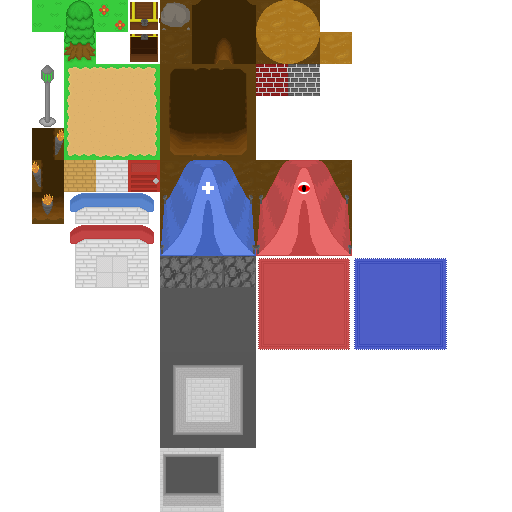
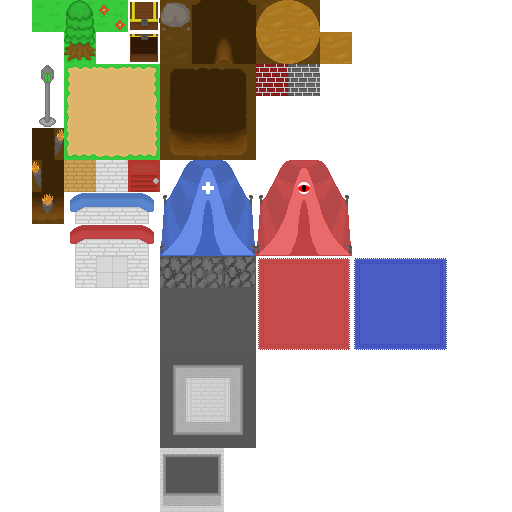
Revision of a layered 512 x 512 image; what changed, layer by layer:
hid "CaveFloor background" (1st of 2, in "Red tent") over [256, 160, 352, 246]
hid "CaveFloor background" (2nd of 2, in "Tent") over [160, 160, 256, 246]
